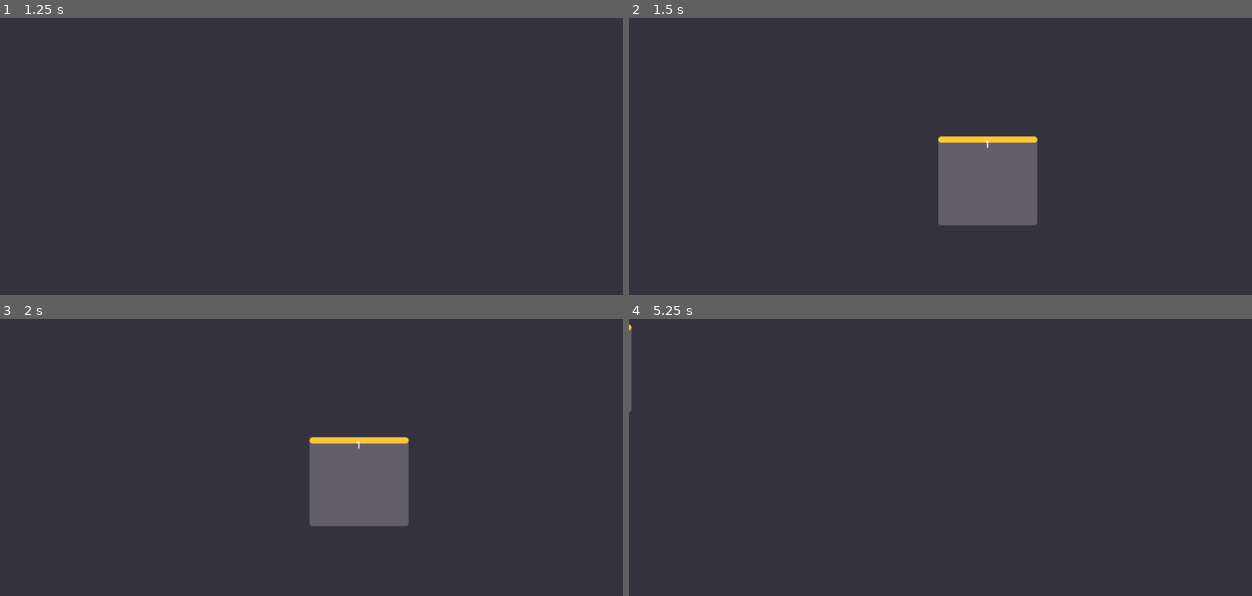
Above: before the commit, frames 1-4 (two rows, left to right).
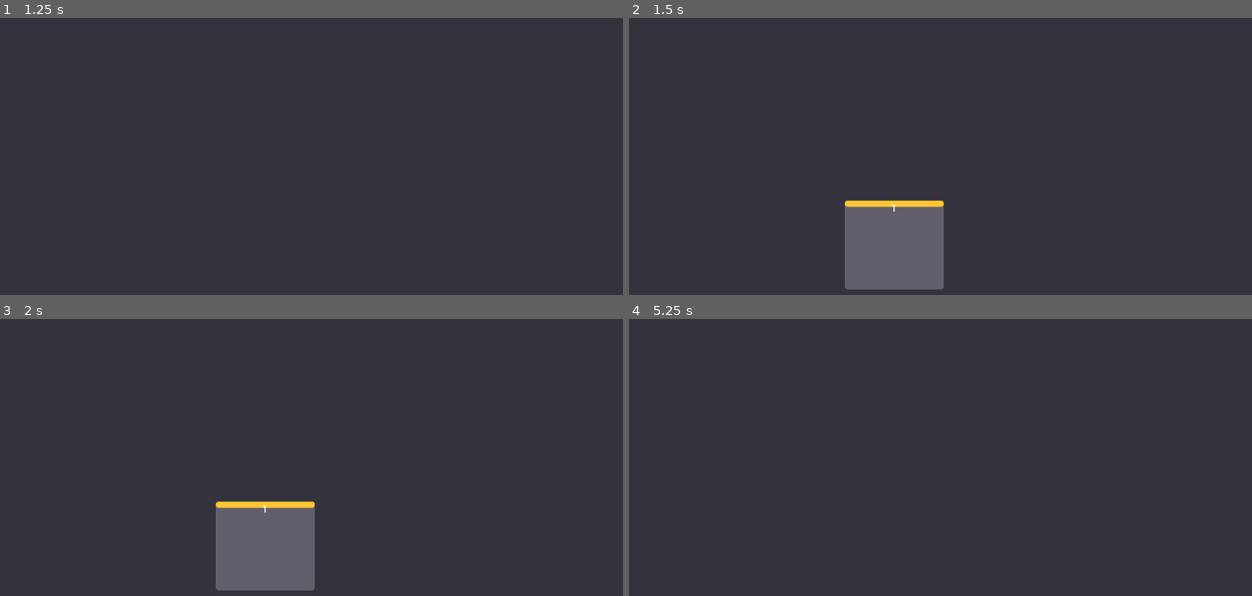
Above: after the commit, the same moments.

Repository: teodosin/karta_proto
Game: Godot game, scene res://main_graph_view/main_graph_view.tscn
The game is run twice, just before and just after one commit, with the same random seed, the same clock (stepped at 60 frames per second) and the same inputs. The engine's default icon, where the game draws it, is replaced by a stand-in: a white triangle on a blue panel in a dark square.
Inputs (mouse positions are in pixels of both pictures, inside the frame that each line leads up to):
- Up to frame 1 (1.25 s): tap Enter at 0.5 s; move the mouse to (517, 159) at 0.52 s; press the mouse at (517, 159) at 0.53 s
- Up to frame 2 (1.5 s): tap Space at 1.25 s; move the mouse to (847, 200) at 1.27 s; release the mouse at (847, 200) at 1.28 s; tap Tab (createNewNode) at 1.35 s
- Up to frame 3 (2 s): click (218, 501) at 1.55 s
- Up to frame 4 (5.25 s): tap Enter at 2, 3.5 s; move the mouse to (990, 440) at 2.02 s; press the mouse at (990, 440) at 2.03 s; tap Space at 2.75, 4.25 s; move the mouse to (952, 562) at 2.77 s; release the mouse at (952, 562) at 2.78 s; right-click (952, 562) at 2.85 s; click (952, 562) at 3.05 s; move the mouse to (1202, 543) at 3.52 s; hold Middle mouse button (panCamera) 3.53-4.28 s; click (1202, 543) at 3.8 s; move the mouse to (772, 421) at 4.27 s; tap Mouse wheel up (zoomInCamera) at 4.35 s; click (772, 421) at 4.55 s; move the mouse to (1021, 482) at 5.02 s; hold Mouse wheel down (zoomOutCamera) from 5.03 s (still down)

Frame 1 is identical in both runs. In frame 2, 10% of the frame differs, in the area x 34-66%, y 42-99%; in frame 3, 10%; in frame 4, 0.1%.

Commit message:
WIP debugging

Diff:
--- a/main_graph_view/main_graph_view.gd
+++ b/main_graph_view/main_graph_view.gd
@@ -135,18 +135,17 @@
 		return
 
 	if focalNode != null:
+		"""
 		for n in spawnedNodes.values():
 			if n.id == focalNode.id:
 				continue
 			else:
 				focalNode.dataNode.addRelatedNode(n.id)
 				dataAccess.addRelatedNode(focalNode.id, n.id, focalNode.position, n.position)
+		"""
 
 		for related in focalNode.dataNode.relatedNodes.keys():
-			var relatedDataNode: NodeBase = spawnedNodes[related].dataNode
-			relatedDataNode.relatedNodes[focalNode.id] = {
-				"id": related, "relativePosition": focalNode.position - spawnedNodes[related].position
-			}
+			#var relatedDataNode: NodeBase = spawnedNodes[related].dataNode
 			focalNode.dataNode.addRelatedNode(related)
 			dataAccess.addRelatedNode(focalNode.id, related, focalNode.position, spawnedNodes[related].position)
 
@@ -159,7 +158,7 @@
 	spawnNodes(toBeSpawned)
 
 	# Reposition camera on new focal node:
-	$GraphViewCamera.animatePosition(focalNode.getPositionCenter())
+	# $GraphViewCamera.animatePosition(focalNode.getPositionCenter())
 
 	# Move spawned related nodes to new positions and reset the counter at the end
 	for n in spawnedNodes.values():
